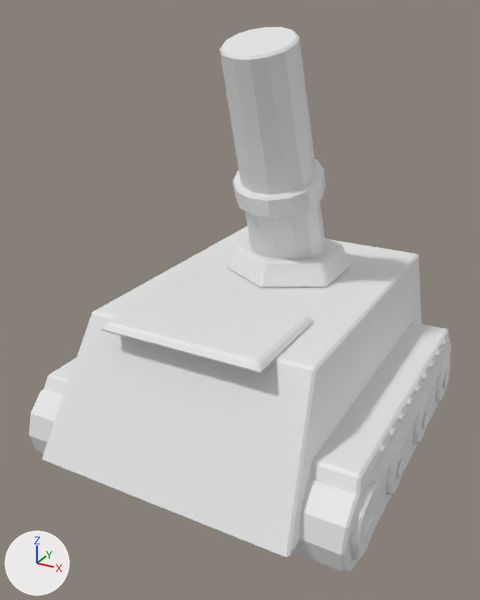
Before and after pictures for a commit that changed the glTF model art/units/mortar.glb.
The view is the same before and after, from a 50 mm camera at (7.72, -15.16, 11.71) aimed at (-0.23, -0.7, 4.48). Arrows for +X, +Y and +Z are at lower left; the lights stay in place. The picture after the commit comes second. Vertices at exactly the same position are counted once.

The first picture shows 'mortar'.
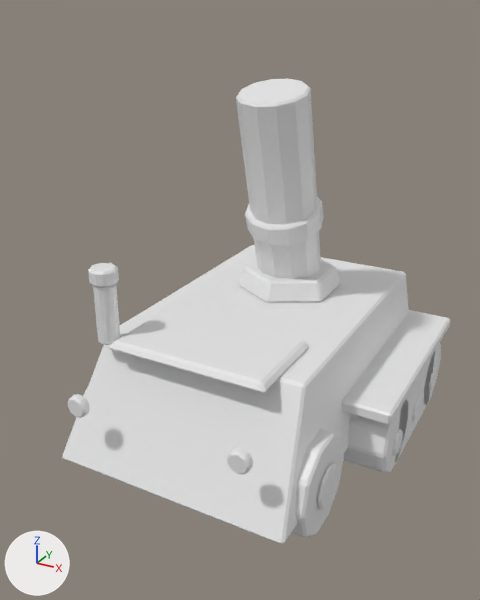
Edits to the bpy script that builds the scene:
```text
Change me_piece:
    used by ob_mortar; location = (0.0, 0.0, 0.0)
    remove me_piece.from_pydata(...)  # 1636 vertices, 3092 faces; spans x -4.7..4.7, y -5.37..5.39, z 0.0..11.29
    add me_piece.from_pydata(...)  # 1514 vertices, 2896 faces; spans x -4.3..4.3, y -5.25..5.2, z 0.0..10.02
    me_piece part 1: the loose piece of 56 vertices spanning x 2.8..4.5, y -4.8..5.0, z 0.0..2.4 is rebuilt with 24 vertices and now spans x 2.4..4.2, y 0.1..3.9, z 0.0..2.2
    me_piece part 2: the loose piece of 56 vertices spanning x -4.5..-2.8, y -4.8..5.0, z 0.0..2.4 is rebuilt with 24 vertices and now spans x -4.2..-2.4, y 0.1..3.9, z 0.0..2.2
    me_piece part 3: the loose piece of 56 vertices spanning x -1.1..1.1, y -1.06..2.89, z 4.67..11.29 is rebuilt with 48 vertices and now spans x -0.95..0.95, y -0.3..2.9, z 4.18..10.02
    me_piece part 4: the loose piece of 24 vertices spanning x -3.49..3.49, y -5.37..5.39, z 1.1..4.6 is rebuilt with 24 vertices and now spans x -3.19..3.19, y -4.97..5.19, z 1.0..4.0
    me_piece part 5: 38 loose pieces with 1360 vertices, spanning x -4.7..4.7, y -4.44..4.53, z 0.31..7.97, are deleted
    me_piece part 6: 84 vertices removed from x -4.54..4.54, y -4.47..4.58, z 1.49..5.3; 1394 vertices added at x -4.3..4.3, y -5.25..5.2, z 0.04..6.93
```

Location of each change, [x1, y1, x2, y2] in pixels of the pictures (480 x 600 px):
'mortar', reshaped (8% narrower, 15% shorter): before [29, 27, 451, 573]; after [62, 78, 450, 544]
part 1 of me_piece, rebuilt: before [293, 339, 451, 573]; after [394, 352, 435, 466]
part 2 of me_piece, rebuilt (not visible afterwards): before [29, 389, 63, 453]
part 3 of me_piece, rebuilt (20% narrower, 13% shorter): before [220, 27, 326, 259]; after [236, 78, 321, 279]
part 4 of me_piece, rebuilt (8% narrower, 10% shorter): before [42, 226, 421, 558]; after [62, 245, 409, 544]
part 5 of me_piece, deleted: before [102, 159, 451, 560]
part 6 of me_piece, cut back: before [44, 238, 450, 533]; after [68, 196, 450, 537]
